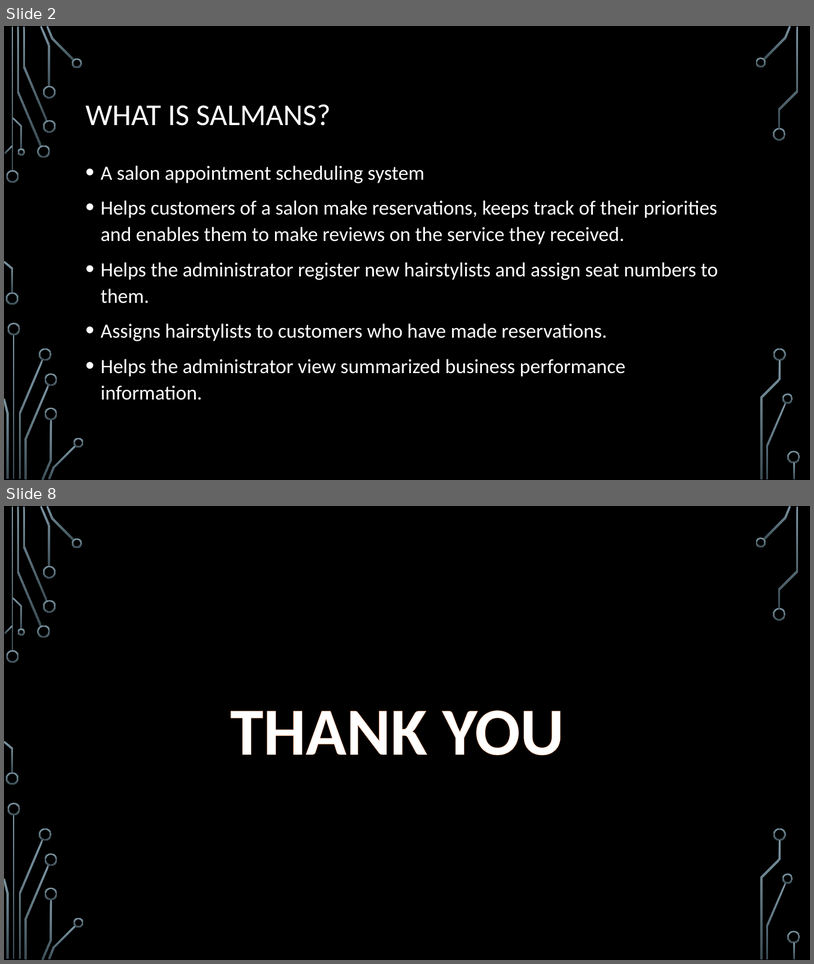
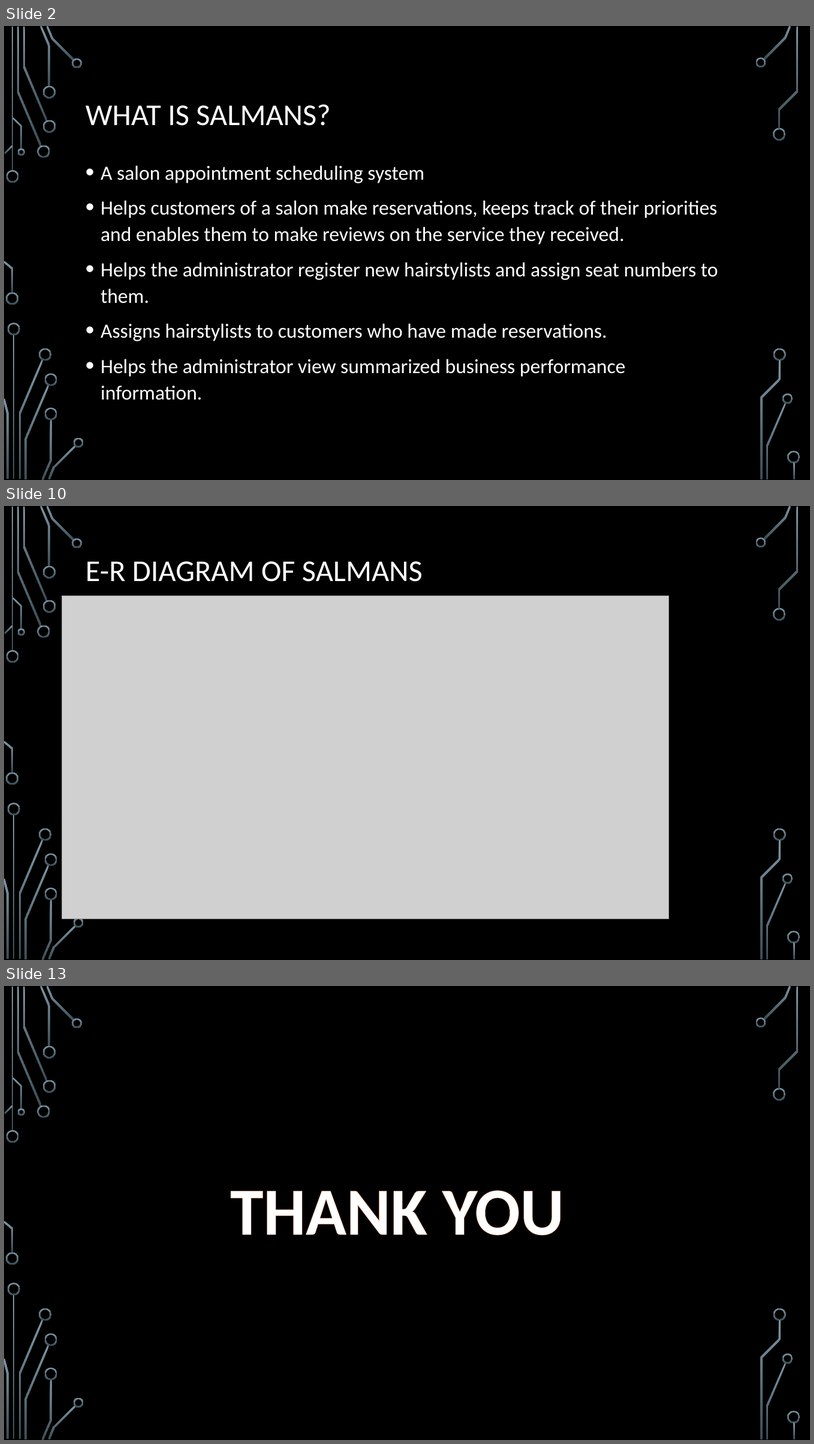
Before and after one commit to JohnLawal/SALMANS, a slide deck: Technical Documentation/projectpresentation.pptx. Shown one above the other, each under a label of ours: slides 2 and 8 before the commit, slides 2, 10 and 13 after it; the slides between them are not shown. The pictures are 814x964 and 814x1444 pixels, drawn with LibreOffice and Linux fonts; fonts in the diff are those of the drawing; grey boxes stand for pictures; background and template pictures are left out. Boxes give left, top, right and bottom in pixels: in the first picture for what was removed or moved away, otherwise in the second. Text is boxed around its words. In the diff, an @@ line names an element or a change of style, - is before the commit and + after.

```diff
--- a/Technical Documentation/projectpresentation.pptx
+++ b/Technical Documentation/projectpresentation.pptx
@@ slide 10 added at [4,506,810,960], background picture (left out); not listed: 36 template elements that a slide beside it also shows @@
@@ title added at [86,561,423,582], 36 pt, text #FFFFFF @@
+E-R DIAGRAM OF SALMANS
@@ picture added at [62,596,669,919] @@
@@ what was slide 8 is now slide 13 @@
```
Also in this commit, not shown: 3 slides changed, 6 other slides added, 2 slides removed, 6 other files.
